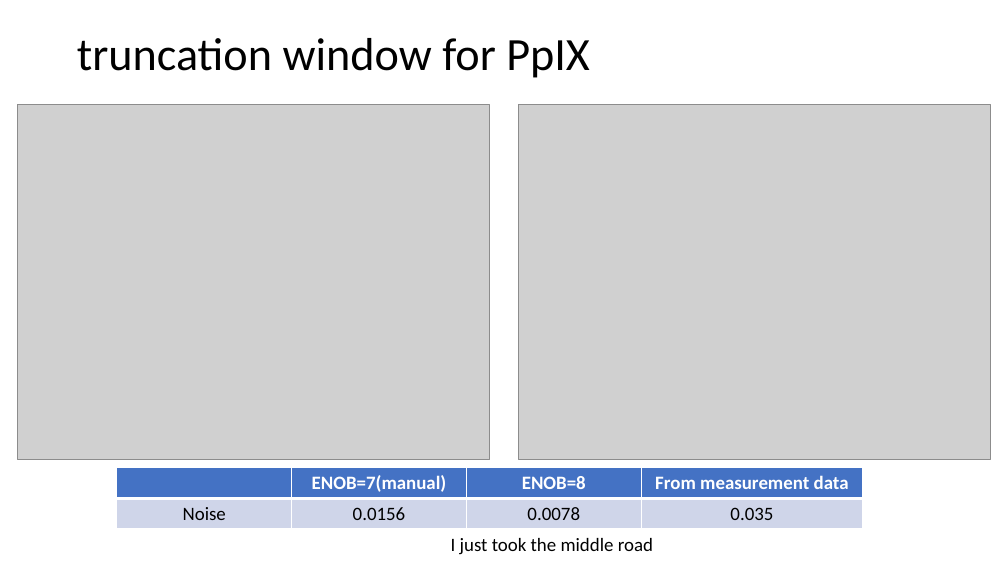
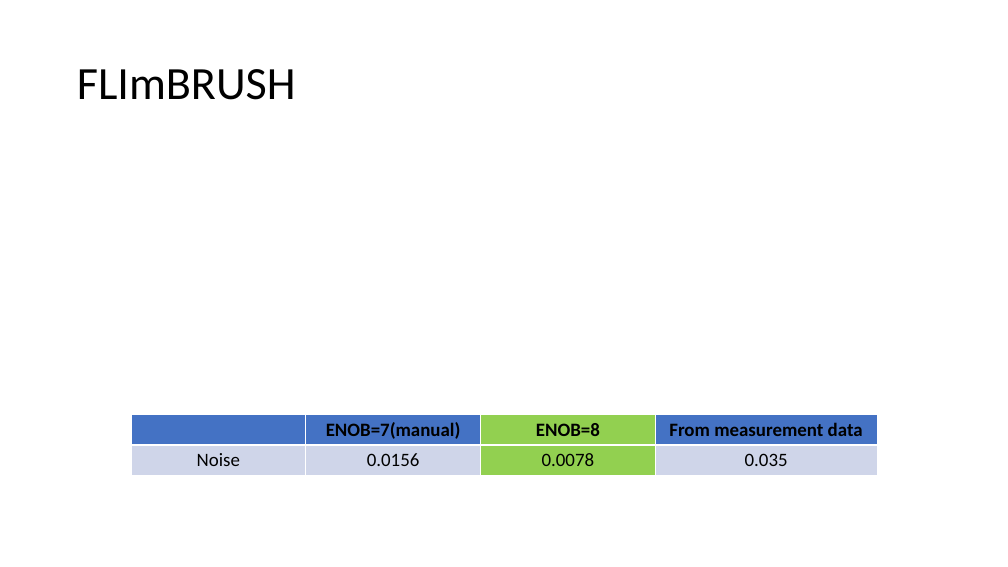
Before and after one commit to marculab/FLImBrushDataProcessingTool, a slide deck: slide 6 of AlphaDeterminatin/FLImBRUSH data processing.pptx (slide 2 before the commit). Drawn at 1008x567 pixels with LibreOffice and Linux fonts; fonts in the diff are those of the drawing; grey boxes stand for pictures. Boxes give left, top, right and bottom in pixels: in the first picture for what was removed or moved away, otherwise in the second. Text is boxed around its words. In the diff, an @@ line names an element or a change of style, - is before the commit and + after.

```diff
--- a/AlphaDeterminatin/FLImBRUSH data processing.pptx
+++ b/AlphaDeterminatin/FLImBRUSH data processing.pptx
@@ title removed at box(77, 38, 590, 78) @@
-truncation window for PpIX
@@ title added at box(77, 69, 296, 100), 44 pt, text #000000 @@
+FLImBRUSH
@@ picture removed at box(17, 105, 490, 460) @@
@@ picture removed at box(518, 105, 991, 460) @@
@@ table at box(131, 414, 876, 476) @@
@@ fill #4472C4 to #92D050 in row 1, column 3 @@
@@ fill #CFD5EA to #92D050 in row 2, column 3 @@
@@ text colour #FFFFFF to #000000 in "ENOB=7(manual)", "ENOB=8", "From measurement data" @@
@@ table: place and size @@
-table at box(117, 467, 863, 529)
+table at box(131, 414, 876, 476)
@@ text removed at box(451, 538, 653, 554) @@
-I just took the middle road
```
Also in this commit, not shown: 8 other slides changed, 36 slides added, 4 slides removed.
